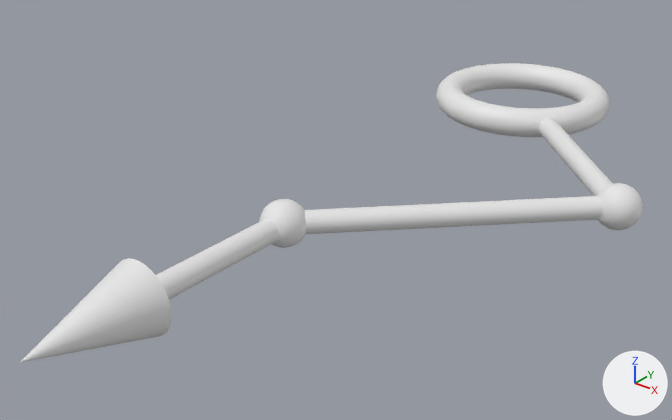
What one commit did to the OBJ model Assets/Modules/Azure/Assets/Arrows/Arrow-170.obj.
One viewpoint serves both versions: a 50 mm lens placed at (2.29, -4.53, 1.71), pointed at (-0.09, -1.55, -0.14). The lights are fixed; the arrows at lower right show +X, +Y and +Z. Where no turn or scale is listed for an object, it has been applied to the vertices. Vertices at the same position are counted once.

Script lines for the objects in view, before the commit:
```python
me_arrow_170 = bpy.data.meshes.new('Arrow-170')
me_arrow_170.from_pydata(...)  # 3281 vertices, 3143 faces; spans x -0.47..1.1, y -3.25..0.47, z -0.15..0.15
ob_arrow_170 = bpy.data.objects.new('Arrow-170', me_arrow_170)
ob_arrow_170.location = (0.0, 0.0, 0.0)
```
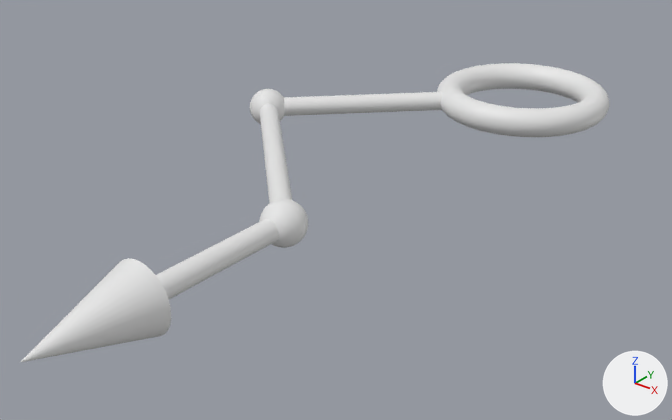
Changed parts and their boxes [x1, y1, x2, y2] in the pictures (672 x 420 px; the box of a moved part takes in the faces that stretch with it):
'Arrow-170', reshaped: before [21, 63, 643, 362]; after [21, 63, 610, 362]
part 1 of me_arrow_170, added: after [250, 89, 285, 124]
part 2 of me_arrow_170, deleted: before [596, 183, 643, 230]
part 3 of me_arrow_170, moved or reshaped: before [305, 117, 613, 234]; after [260, 92, 442, 203]

The change, as a list of edits to the scene's bpy script:
```text
Change me_arrow_170:
    used by ob_arrow_170; location = (0.0, 0.0, 0.0)
    remove me_arrow_170.from_pydata(...)  # 3281 vertices, 3143 faces; spans x -0.47..1.1, y -3.25..0.47, z -0.15..0.15
    add me_arrow_170.from_pydata(...)  # 3280 vertices, 3143 faces; spans x -1.1..0.47, y -3.25..0.47, z -0.15..0.15
    me_arrow_170 part 1: a new loose piece of 1009 vertices spanning x -1.1..-0.9, y -1.1..-0.9, z -0.1..0.1
    me_arrow_170 part 2: the loose piece of 1010 vertices spanning x 0.9..1.1, y -1.1..-0.9, z -0.1..0.1 is deleted
    me_arrow_170 part 3
    124 vertices are removed from x -0.04..1.04, y -2.04..-0.25, z -0.05..0.05
    140 faces are deleted
    4 vertices move within x -0.02..0.02, y -2.1..-1.9, z 0.0
    82 vertices are added at x -1.04..0.03, y -2.03..-0.25, z -0.05..0.05
    26 new vertices lie (1.0, -1.0, 0.0) away from vertices in x -1.04..-0.96, y -1.04..-0.96, z -0.05..0.05
    11 new vertices lie (0.72, 0.71, 0.0) away from vertices in x -1.04..-0.97, y -1.03..-0.96, z -0.05..0.05
    5 new vertices lie (0.71, 0.72, 0.0) away from vertices in x -1.03..-1.02, y -0.98..-0.97, z -0.04..0.04
    140 new faces join them
```
